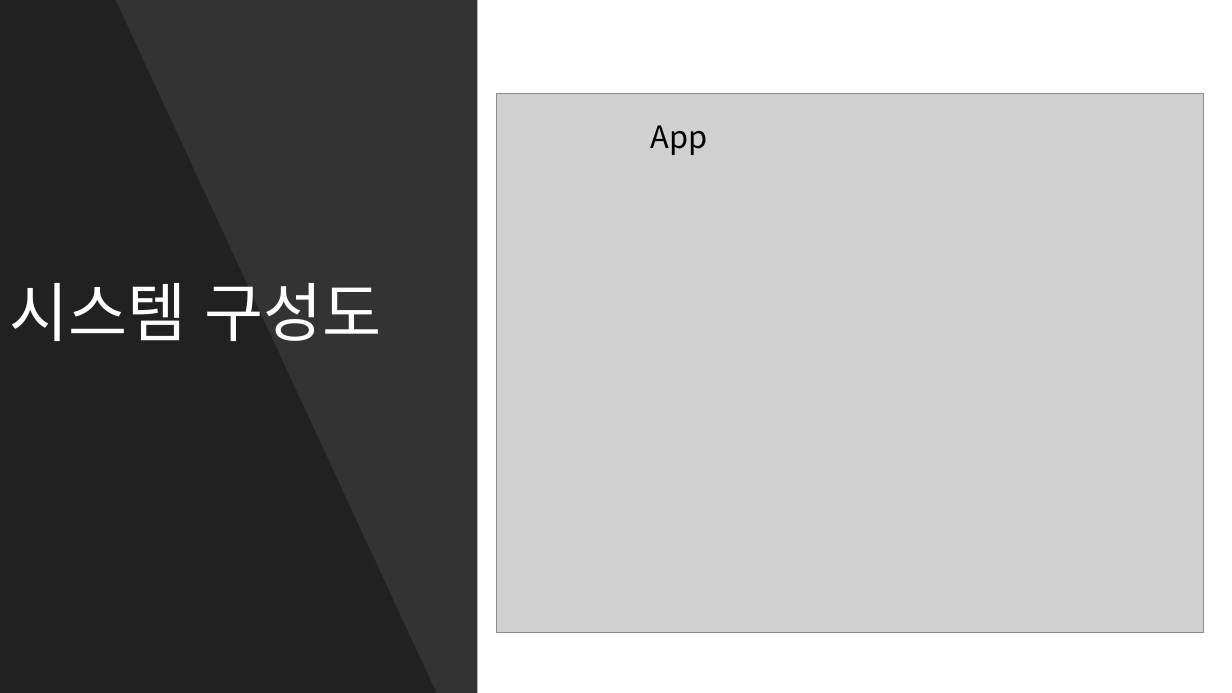
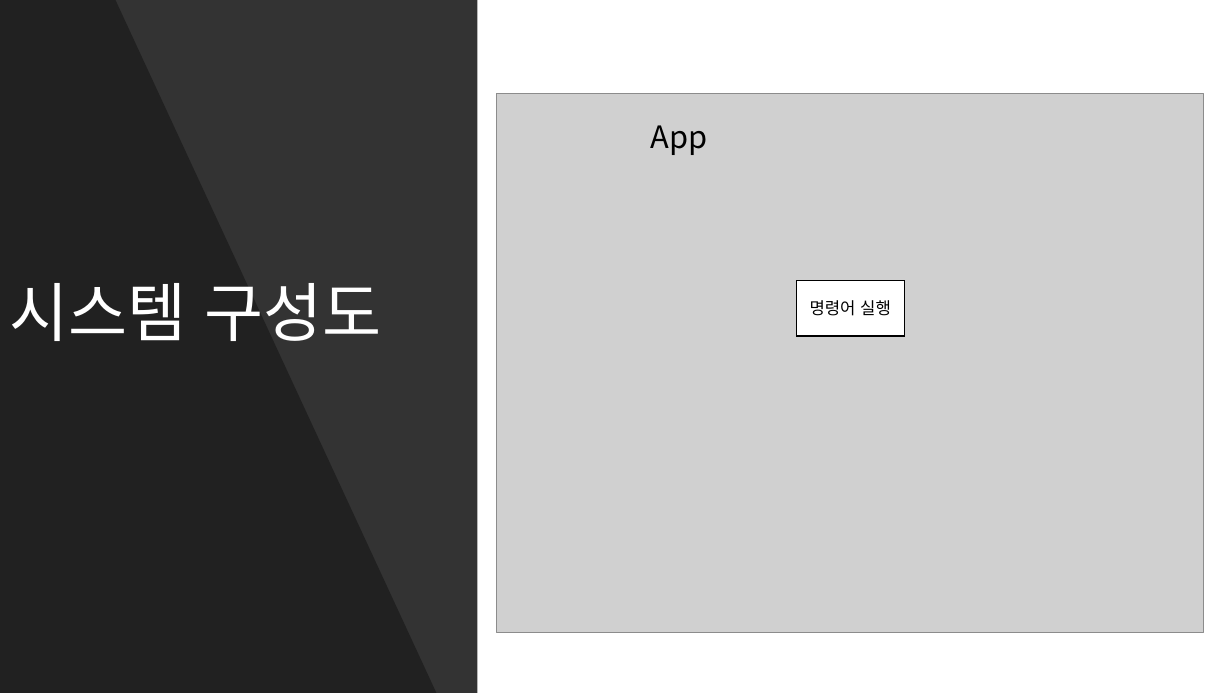
Before and after one commit to kpuce2022CD/Zinzara, a slide deck: slide 7 of document/Zinzara(1차)종합설계_제안서.pptx. Drawn at 1232x693 pixels with LibreOffice and Linux fonts; fonts in the diff are those of the drawing; grey boxes stand for pictures. Boxes give left, top, right and bottom in pixels: in the first picture for what was removed or moved away, otherwise in the second. Text is boxed around its words. In the diff, an @@ line names an element or a change of style, - is before the commit and + after.

```diff
--- a/document/Zinzara(1차)종합설계_제안서.pptx
+++ b/document/Zinzara(1차)종합설계_제안서.pptx
@@ rectangle added at box(797, 280, 905, 335), fill #FFFFFF, outline #000000 1 pt, 13 pt, text #000000 @@
+명령어 실행
```
Also in this commit, not shown: 4 other slides changed, 1 slide added, 1 other file.
